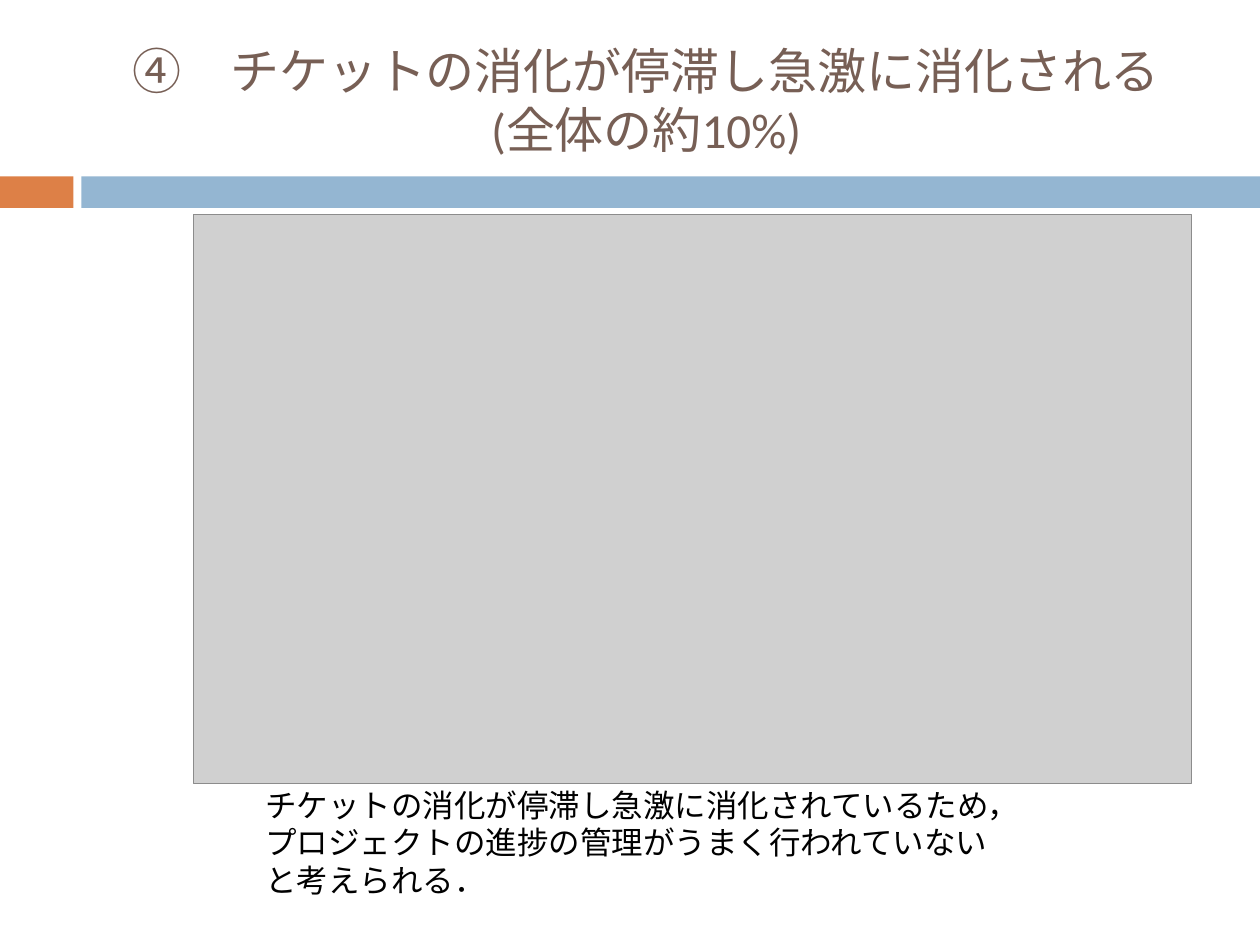
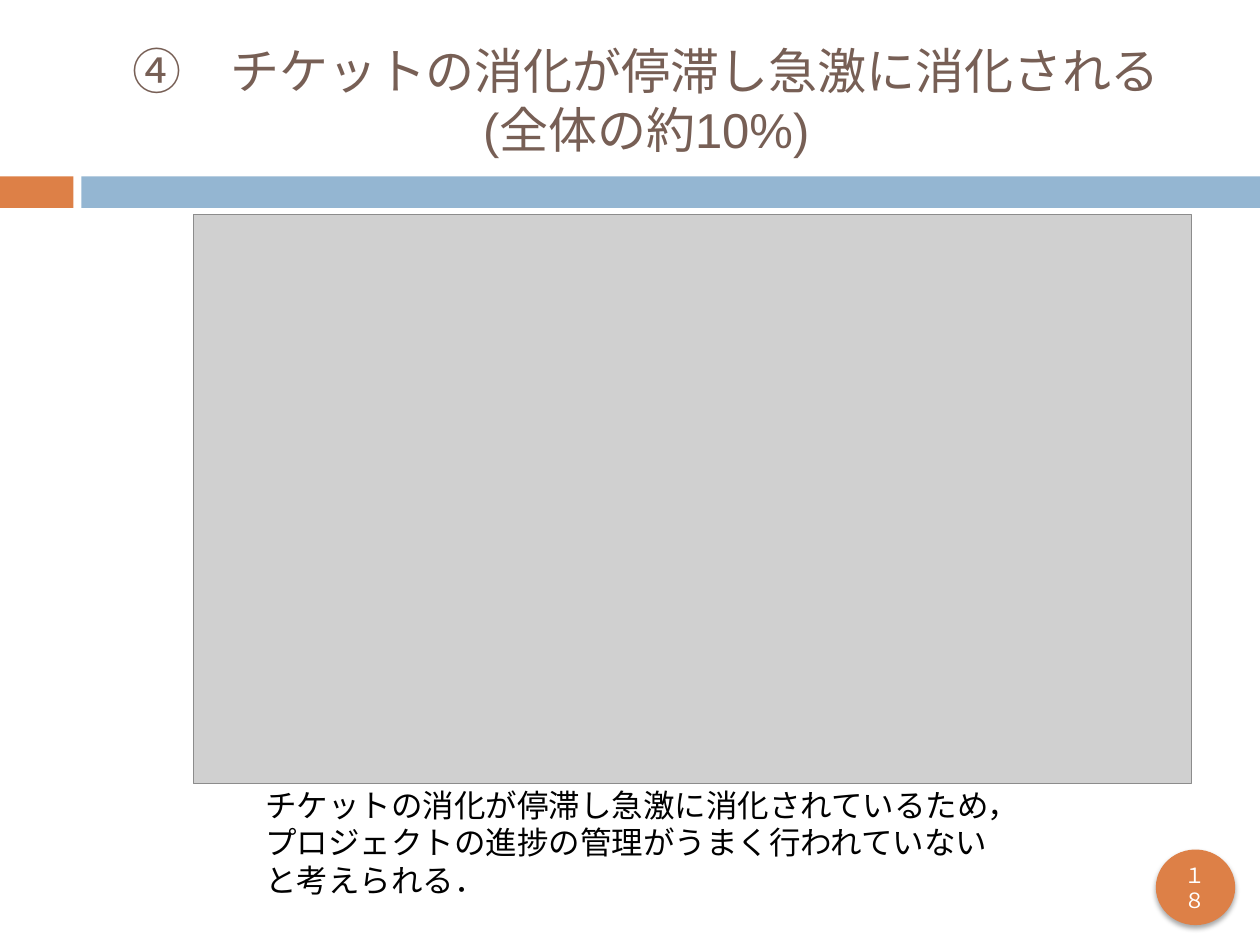
Before and after one commit to keimatsui/kadai, a slide deck: slide 20 of 卒業論文/2012/久保孝樹/最終発表/最終発表.pptx. Drawn at 1260x945 pixels with LibreOffice and Linux fonts; fonts in the diff are those of the drawing; grey boxes stand for pictures. Boxes give left, top, right and bottom in pixels: in the first picture for what was removed or moved away, otherwise in the second. Text is boxed around its words. In the diff, an @@ line names an element or a change of style, - is before the commit and + after.

```diff
--- a/卒業論文/2012/久保孝樹/最終発表/最終発表.pptx
+++ b/卒業論文/2012/久保孝樹/最終発表/最終発表.pptx
@@ title "④ チケットの消化が停滞し急激に消化される (全体の約10%)" at (132, 47, 1160, 158): font Calibri to Arial @@
@@ ellipse added at (1155, 849, 1235, 925), fill #DD8047, 12 pt, text #FFFFFF @@
+１８
```
Also in this commit, not shown: 20 other slides changed.
